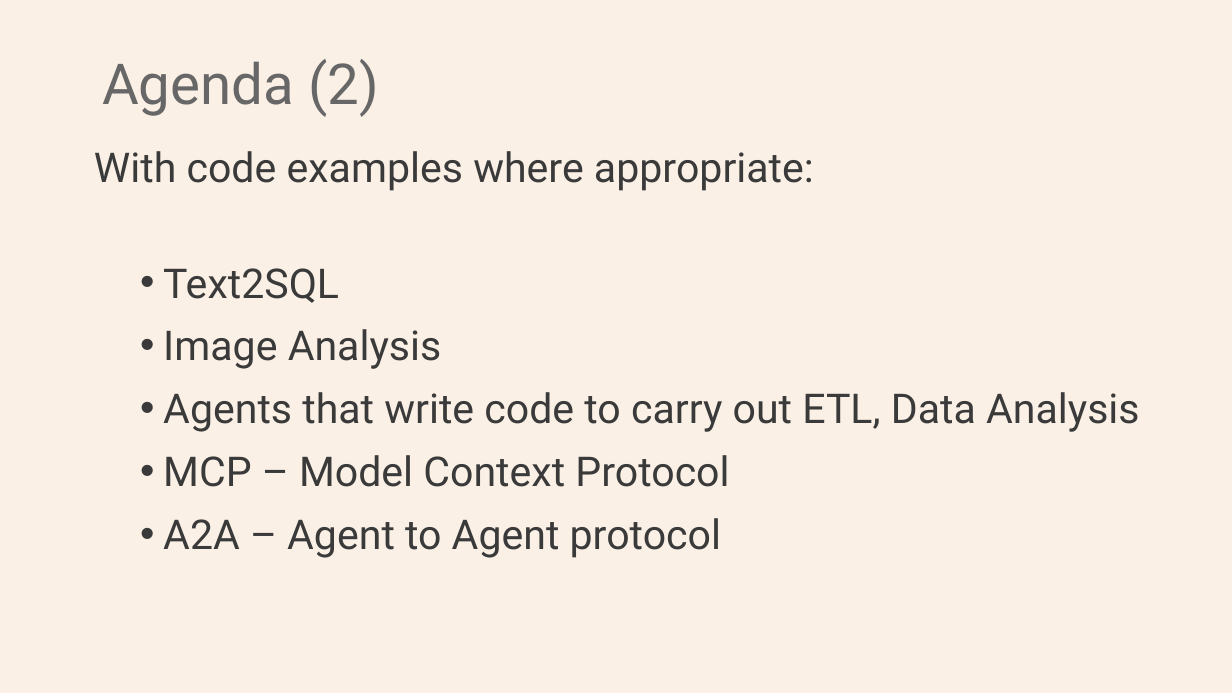
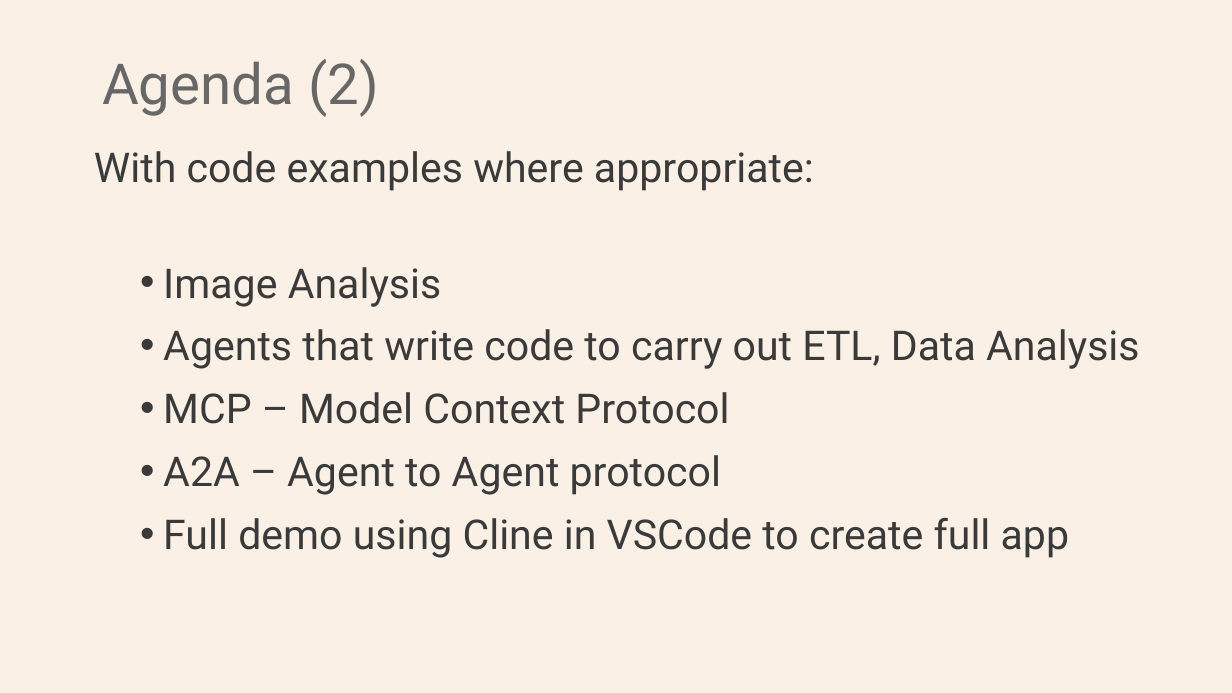
Before and after one commit to Python-Test-Engineer/earl2025, a slide deck: slide 4 of AI_Agents_in_the_Data_Pipeline.pptx. Drawn at 1232x693 pixels with LibreOffice and Linux fonts; fonts in the diff are those of the drawing. Boxes give left, top, right and bottom in pixels: in the first picture for what was removed or moved away, otherwise in the second. Text is boxed around its words. In the diff, an @@ line names an element or a change of style, - is before the commit and + after.

```diff
--- a/AI_Agents_in_the_Data_Pipeline.pptx
+++ b/AI_Agents_in_the_Data_Pipeline.pptx
@@ text at bbox=[163, 268, 339, 303]: paragraph removed @@
-  • Text2SQL
@@ text at bbox=[163, 518, 1069, 558]: paragraph added @@
+  • Full demo using Cline in VSCode to create full app
```
Also in this commit, not shown: 10 other slides changed, 5 slides added, 1 slide removed, 4 other files.
